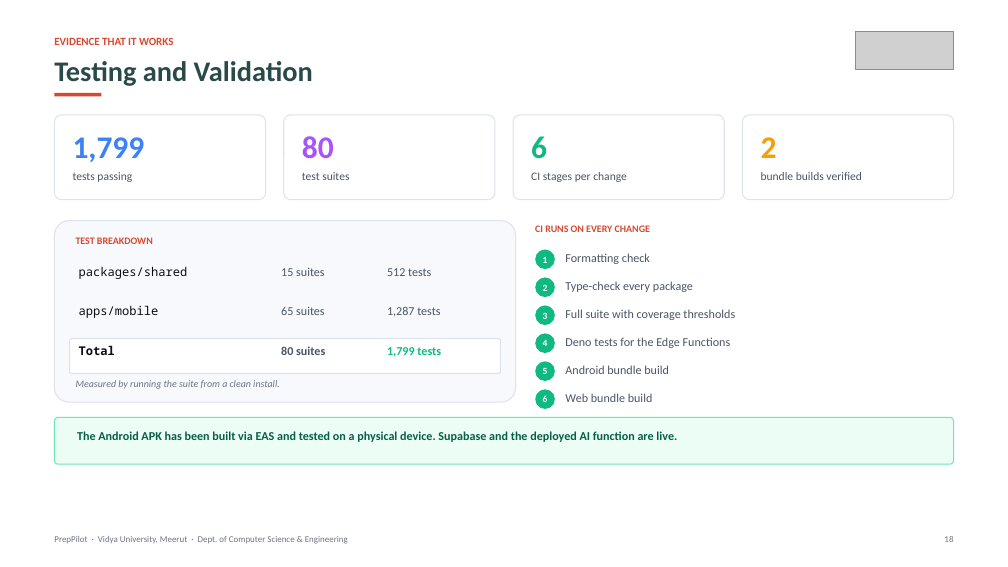
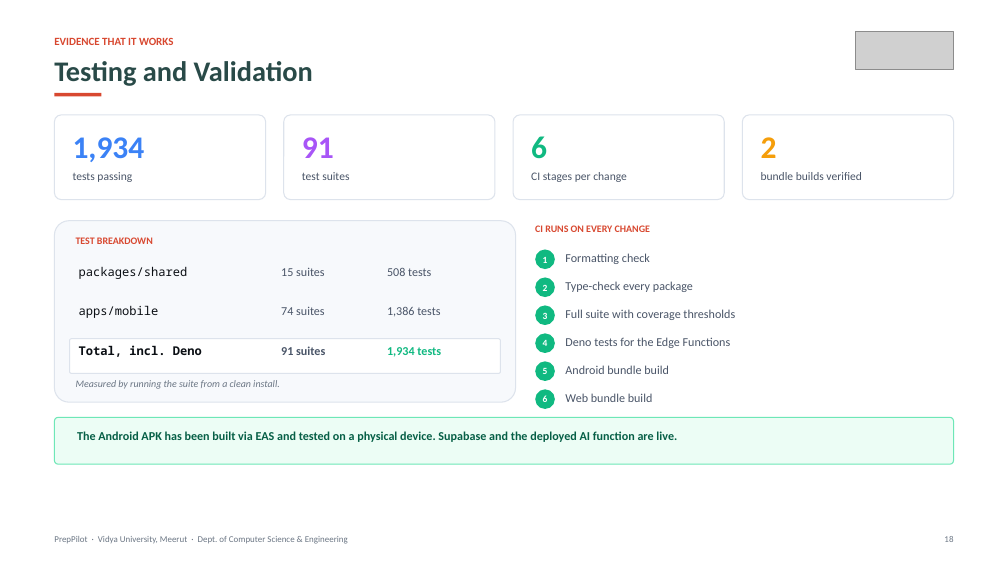
Before and after one commit to Archiit-jain/preppilot, a slide deck: slide 18 of docs/PrepPilot_First_Project_Presentation.pptx. Drawn at 1008x567 pixels with LibreOffice and Linux fonts; fonts in the diff are those of the drawing; grey boxes stand for pictures. Boxes give left, top, right and bottom in pixels: in the first picture for what was removed or moved away, otherwise in the second. Text is boxed around its words. In the diff, an @@ line names an element or a change of style, - is before the commit and + after.

```diff
--- a/docs/PrepPilot_First_Project_Presentation.pptx
+++ b/docs/PrepPilot_First_Project_Presentation.pptx
@@ text at box(73, 137, 145, 162): text changed @@
-1,799
+1,934
@@ text at box(302, 137, 334, 158): text changed @@
-80
+91
@@ text at box(387, 268, 431, 276): text changed @@
-512 tests
+508 tests
@@ text at box(281, 307, 325, 315): text changed @@
-65 suites
+74 suites
@@ text at box(387, 307, 440, 316): text changed @@
-1,287 tests
+1,386 tests
@@ text at box(79, 345, 202, 357): text changed @@
-Total
+Total, incl. Deno
@@ text at box(281, 346, 325, 355): text changed @@
-80 suites
+91 suites
@@ text at box(387, 347, 441, 357): text changed @@
-1,799 tests
+1,934 tests
```
Also in this commit, not shown: 3 other slides changed, 54 other files.
